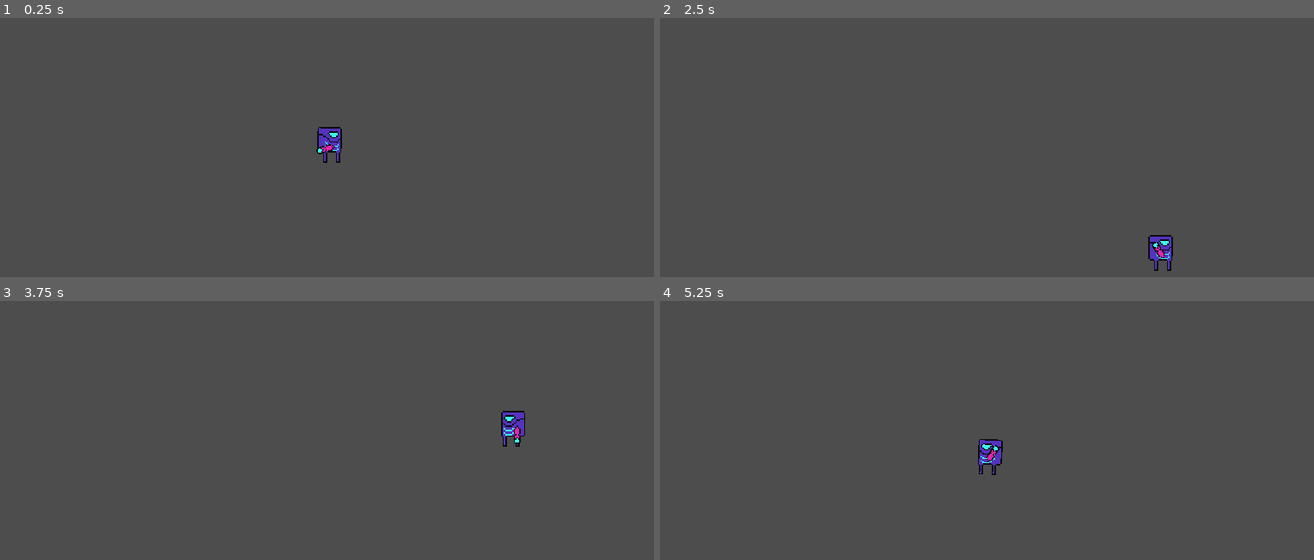
Above: before the commit, frames 1-4 (two rows, left to right).
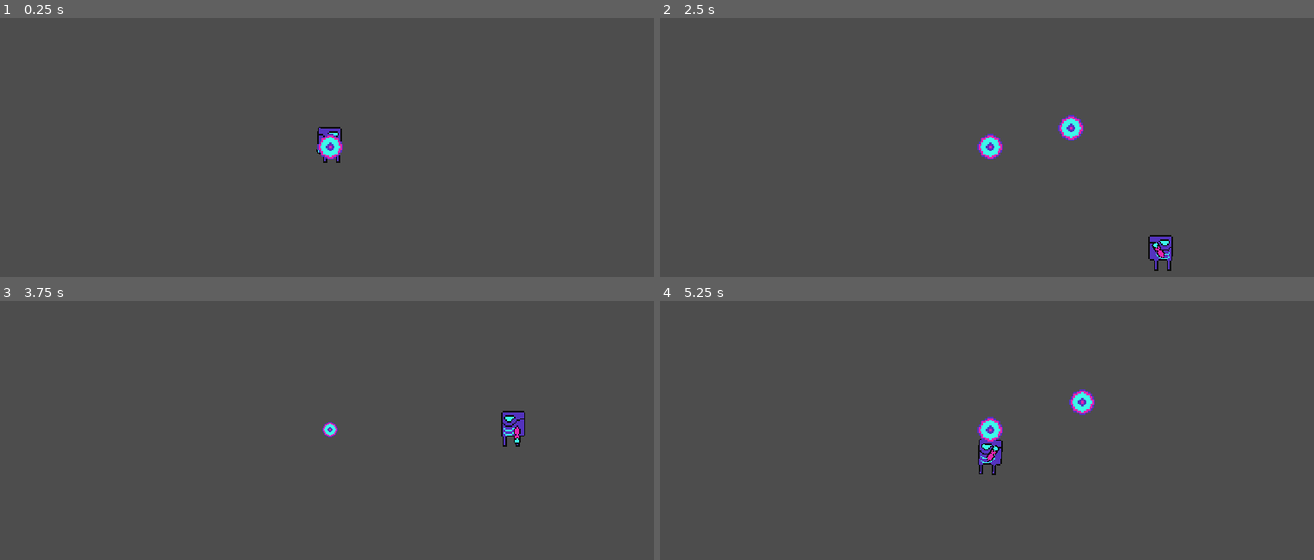
Above: after the commit, the same moments.

Repository: SamuelAlves-23/GameOffJam2023
Game: Godot game, scene res://Scenes/test_arena.tscn
The game is run twice, just before and just after one commit, with the same random seed, the same clock (stepped at 60 frames per second) and the same inputs.
Inputs (mouse positions are in pixels of both pictures, inside the frame that each line leads up to):
- Up to frame 1 (0.25 s): no input
- Up to frame 2 (2.5 s): tap Enter at 0.5 s; move the mouse to (1124, 134) at 0.52 s; hold D (move_right) 0.53-1.28 s; click (1124, 134) at 0.6 s; tap Mouse wheel down (decrease_bullet_size, bound only after th… at 0.8, 1.35 s; move the mouse to (830, 170) at 1.27 s; hold S (move_down) 1.28-2.03 s; tap Mouse wheel up (increase_bullet_size, bound only after the … at 1.55, 2.1 s; move the mouse to (1039, 67) at 2.02 s; hold D (move_right) from 2.03 s (still down); click (1039, 67) at 2.3 s
- Up to frame 3 (3.75 s): move the mouse to (274, 513) at 2.77 s; release D (move_right) at 2.78 s; hold W (move_up) 2.78-3.53 s; click (274, 513) at 2.85 s; tap Mouse wheel down (decrease_bullet_size, bound only after th… at 3.05, 3.6 s; move the mouse to (516, 492) at 3.52 s; hold A (move_left) from 3.53 s (still down)
- Up to frame 4 (5.25 s): tap Mouse wheel up (increase_bullet_size, bound only after the … at 3.8, 4.35 s; move the mouse to (764, 378) at 4.27 s; click (764, 378) at 4.55 s; move the mouse to (1006, 435) at 5.02 s; release A (move_left) at 5.03 s; hold S (move_down) from 5.03 s (still down); click (1006, 435) at 5.1 s

The runs differ from the first frame. In frame 1, 0.3% of the frame differs, in the area x 48-53%, y 44-55%; in frame 2, 0.6%, in the area x 48-65%, y 37-55%; in frame 3, 0.1%; in frame 4, 0.6%.

Commit message:
Shoot and bullet scale (in progress)

Diff:
--- a/Scenes/bullet.tscn
+++ b/Scenes/bullet.tscn
@@ -1,6 +1,25 @@
-[gd_scene load_steps=5 format=3 uid="uid://cm2rr12wu1buj"]
+[gd_scene load_steps=7 format=3 uid="uid://cm2rr12wu1buj"]
 
 [ext_resource type="Texture2D" uid="uid://rnpaf5rxy1sv" path="res://Assets/Sprites/Bullet.png" id="1_ee7k8"]
+[ext_resource type="Script" path="res://Scripts/bullet.gd" id="1_opujv"]
+
+[sub_resource type="CircleShape2D" id="CircleShape2D_084l2"]
+radius = 9.0
+
+[sub_resource type="Animation" id="Animation_mpehf"]
+length = 0.001
+tracks/0/type = "value"
+tracks/0/imported = false
+tracks/0/enabled = true
+tracks/0/path = NodePath("Sprite2D:rotation")
+tracks/0/interp = 1
+tracks/0/loop_wrap = true
+tracks/0/keys = {
+"times": PackedFloat32Array(0),
+"transitions": PackedFloat32Array(1),
+"update": 0,
+"values": [0.0]
+}
 
 [sub_resource type="Animation" id="Animation_q6ujn"]
 resource_name = "rotate"
@@ -19,34 +38,22 @@
 "values": [0.0, 0.785398, 1.5708, 2.35619, 3.14159, 3.92699, 4.71239, 5.49779]
 }
 
-[sub_resource type="Animation" id="Animation_mpehf"]
-length = 0.001
-tracks/0/type = "value"
-tracks/0/imported = false
-tracks/0/enabled = true
-tracks/0/path = NodePath("Sprite2D:rotation")
-tracks/0/interp = 1
-tracks/0/loop_wrap = true
-tracks/0/keys = {
-"times": PackedFloat32Array(0),
-"transitions": PackedFloat32Array(1),
-"update": 0,
-"values": [0.0]
-}
-
 [sub_resource type="AnimationLibrary" id="AnimationLibrary_044gv"]
 _data = {
 "RESET": SubResource("Animation_mpehf"),
 "rotate": SubResource("Animation_q6ujn")
 }
 
-[node name="Bullet" type="Node2D"]
+[node name="Bullet" type="Area2D"]
+script = ExtResource("1_opujv")
 
 [node name="Sprite2D" type="Sprite2D" parent="."]
 texture = ExtResource("1_ee7k8")
 
+[node name="CollisionShape2D" type="CollisionShape2D" parent="."]
+shape = SubResource("CircleShape2D_084l2")
+
 [node name="AnimationPlayer" type="AnimationPlayer" parent="."]
-autoplay = "rotate"
 libraries = {
 "": SubResource("AnimationLibrary_044gv")
 }
--- a/Scenes/gun.tscn
+++ b/Scenes/gun.tscn
@@ -10,3 +10,5 @@
 
 [node name="Sprite2D" type="Sprite2D" parent="Marker2D"]
 texture = ExtResource("1_p8ywy")
+
+[node name="BulletContainer" type="Node" parent="."]
--- /dev/null
+++ b/Scripts/bullet.gd
@@ -0,0 +1,23 @@
+extends Area2D
+@export var direction = Vector2.ZERO
+@export var speed = 600
+@export var min_size = Vector2(0.1,0.1)
+@export var max_size = Vector2(2,2)
+@export var size_variation = Vector2(0.2,0.2)
+# Called when the node enters the scene tree for the first time.
+func _ready():
+	pass
+
+# Called every frame. 'delta' is the elapsed time since the previous frame.
+func _process(delta):
+	translate(direction.normalized() * delta * speed)
+
+func _physics_process(delta):
+	if Input.is_action_just_pressed("increase_bullet_size"):
+		change_bullet_size(size_variation)
+	if Input.is_action_just_pressed("decrease_bullet_size"):
+		change_bullet_size(-size_variation)
+
+func change_bullet_size(variation):
+	self.scale += variation
+	self.scale.clamp(min_size, max_size)
--- a/Scripts/gun.gd
+++ b/Scripts/gun.gd
@@ -1,8 +1,14 @@
 extends Node2D
 
-@onready var bullet = preload("res://Scenes/bullet.tscn")
+@export var speed = 500
+
+@onready var bullet_scene = preload("res://Scenes/bullet.tscn")
+@onready var bulletContainer = $BulletContainer
 
 func _ready():
+	var bullet = bullet_scene.instantiate()
+	bulletContainer.add_child(bullet)
+	bullet.global_position = global_position
 	pass # Replace with function body.
 
 
@@ -13,4 +19,8 @@
 		shoot()
 
 func shoot():
-	pass
+	var bullet = bullet_scene.instantiate()
+	bulletContainer.add_child(bullet)
+	bullet.global_position = global_position
+	var current_pos = global_position
+	bullet.direction = get_global_mouse_position() - current_pos
--- a/project.godot
+++ b/project.godot
@@ -54,6 +54,16 @@
 "events": [Object(InputEventMouseButton,"resource_local_to_scene":false,"resource_name":"","device":-1,"window_id":0,"a …(253 unchanged characters)…
 ]
 }
+increase_bullet_size={
+"deadzone": 0.5,
+"events": [Object(InputEventMouseButton,"resource_local_to_scene":false,"resource_name":"","device":-1,"window_id":0,"alt_pressed":false,"shift_pressed":false,"ctrl_pressed":false,"meta_pressed":false,"button_mask":0,"position":Vector2(0, 0),"global_position":Vector2(0, 0),"factor":1.0,"button_index":4,"canceled":false,"pressed":false,"double_click":false,"script":null)
+]
+}
+decrease_bullet_size={
+"deadzone": 0.5,
+"events": [Object(InputEventMouseButton,"resource_local_to_scene":false,"resource_name":"","device":-1,"window_id":0,"alt_pressed":false,"shift_pressed":false,"ctrl_pressed":false,"meta_pressed":false,"button_mask":0,"position":Vector2(0, 0),"global_position":Vector2(0, 0),"factor":1.0,"button_index":5,"canceled":false,"pressed":false,"double_click":false,"script":null)
+]
+}
 
 [rendering]
 
